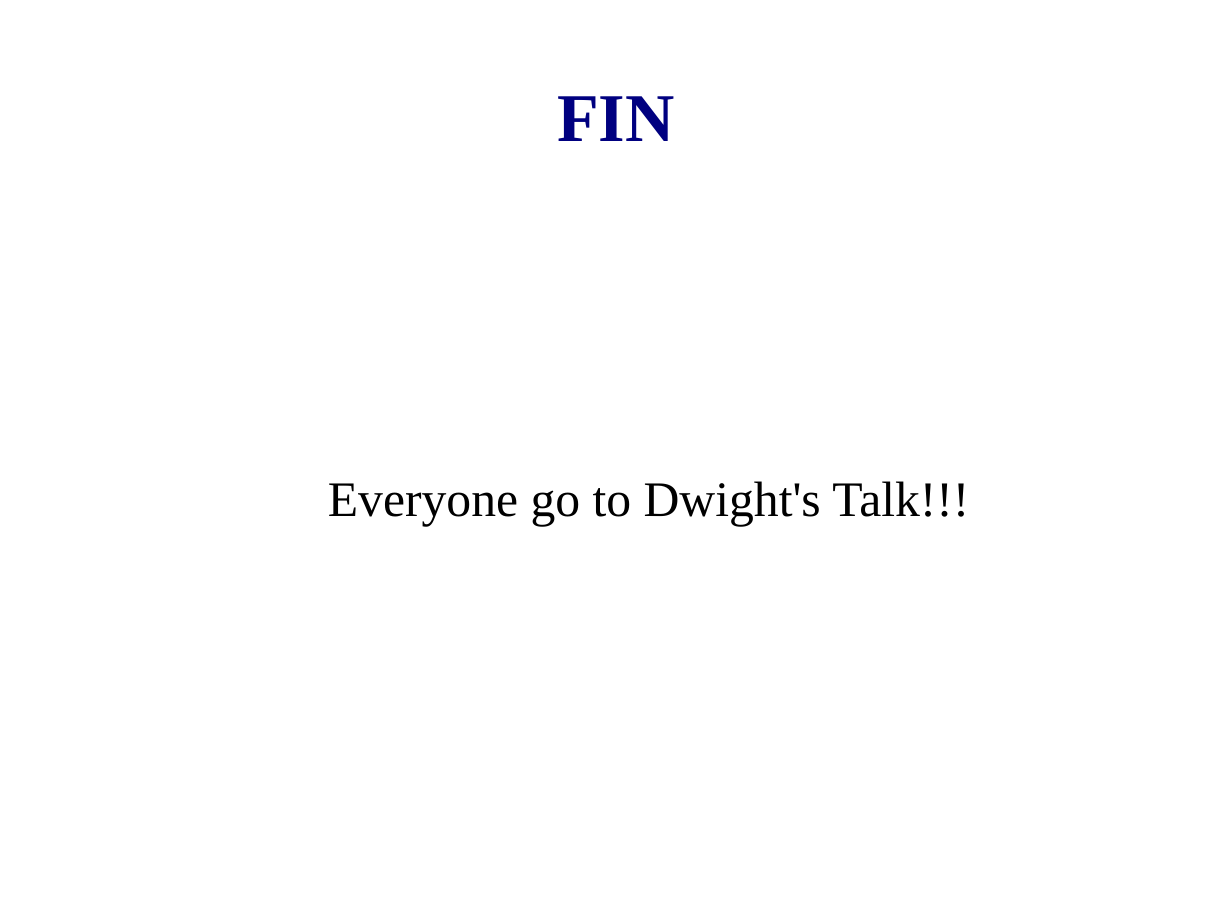
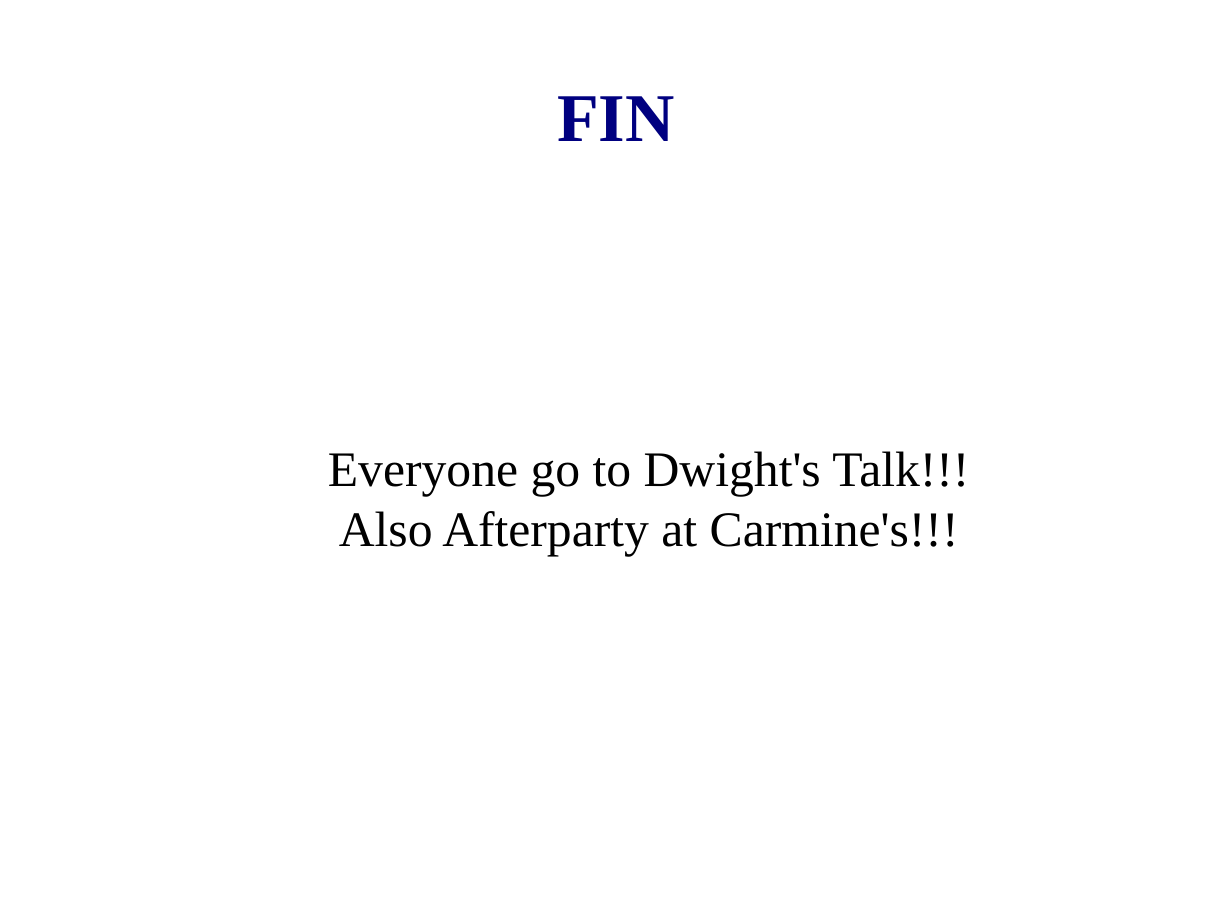
Before and after one commit to zippy1981/TalkMaterials, a slide deck: slide 15 of MongoDC/Tips for Getting Involved as a Contributor.odp. Drawn at 1232x924 pixels with LibreOffice and Linux fonts; fonts in the diff are those of the drawing; background and template pictures are left out. Boxes give left, top, right and bottom in pixels: in the first picture for what was removed or moved away, otherwise in the second. Text is boxed around its words. In the diff, an @@ line names an element or a change of style, - is before the commit and + after.

```diff
--- a/MongoDC/Tips for Getting Involved as a Contributor.odp
+++ b/MongoDC/Tips for Getting Involved as a Contributor.odp
@@ subtitle at (x1=339, y1=511, x2=959, y2=556): paragraph added @@
+Also Afterparty at Carmine's!!!
```
Also in this commit, not shown: 2 other slides changed.
